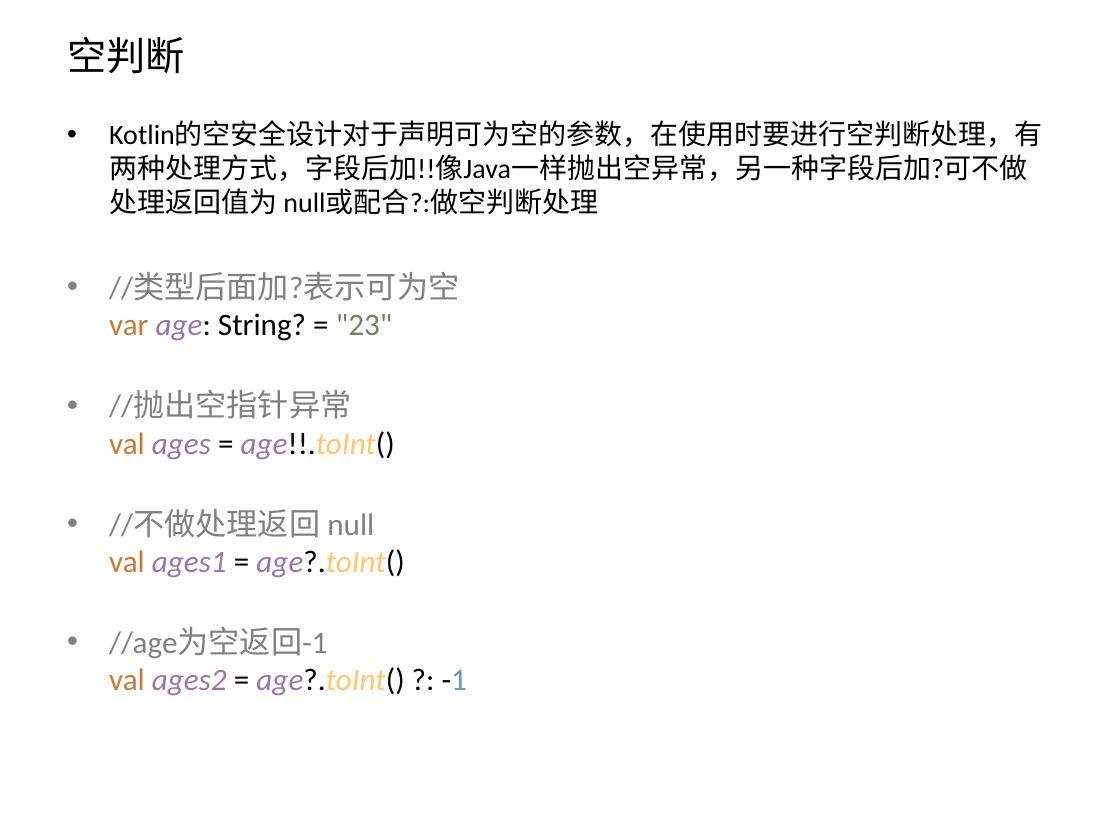
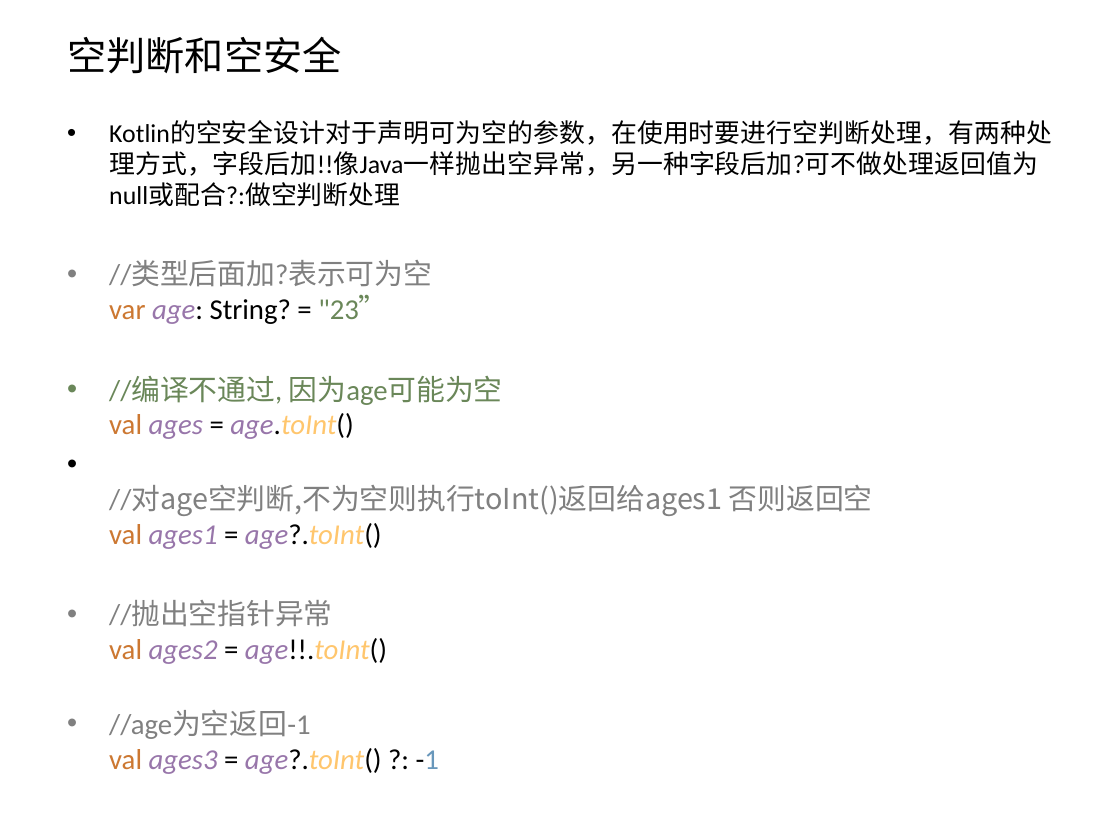
Before and after one commit to zxf2871/KotlinStudy, a slide deck: slide 27 of Kotlin初探.pptx (slide 15 before the commit). Drawn at 1120x840 pixels with LibreOffice and Linux fonts; fonts in the diff are those of the drawing. Boxes give left, top, right and bottom in pixels: in the first picture for what was removed or moved away, otherwise in the second. Text is boxed around its words. In the diff, an @@ line names an element or a change of style, - is before the commit and + after.

```diff
--- a/Kotlin初探.pptx
+++ b/Kotlin初探.pptx
@@ title at (67,36,341,74): text changed @@
-空判断
+空判断和空安全
@@ text at (109,121,1052,206): size 18 to 16.6 pt in "Kotlin的空安全设计对于声明可为空的参数，在使用时要进行空判断处理，有两种处理方式，字段后加!!像Java一样抛出空 ..." @@
@@ text at (109,261,873,774): text changed; size 20 to 18.5 pt @@
-• //类型后面加?表示可为空
-  var age: String? = "23"
-• //抛出空指针异常
-  val ages = age!!.toInt()
-• //不做处理返回 null
-  val ages1 = age?.toInt()
-• //age为空返回-1
-  val ages2 = age?.toInt() ?: -1
+• //类型后面加?表示可为空
+  var age: String? = "23”
+• //编译不通过, 因为age可能为空
+  val ages = age.toInt()
+• //对age空判断,不为空则执行toInt()返回给ages1 否则返回空
+  val ages1 = age?.toInt()
+• //抛出空指针异常
+  val ages2 = age!!.toInt()
+• //age为空返回-1
+  val ages3 = age?.toInt() ?: -1
```
Also in this commit, not shown: 24 other slides changed, 6 slides added, 5 slides removed, 6 other files.
